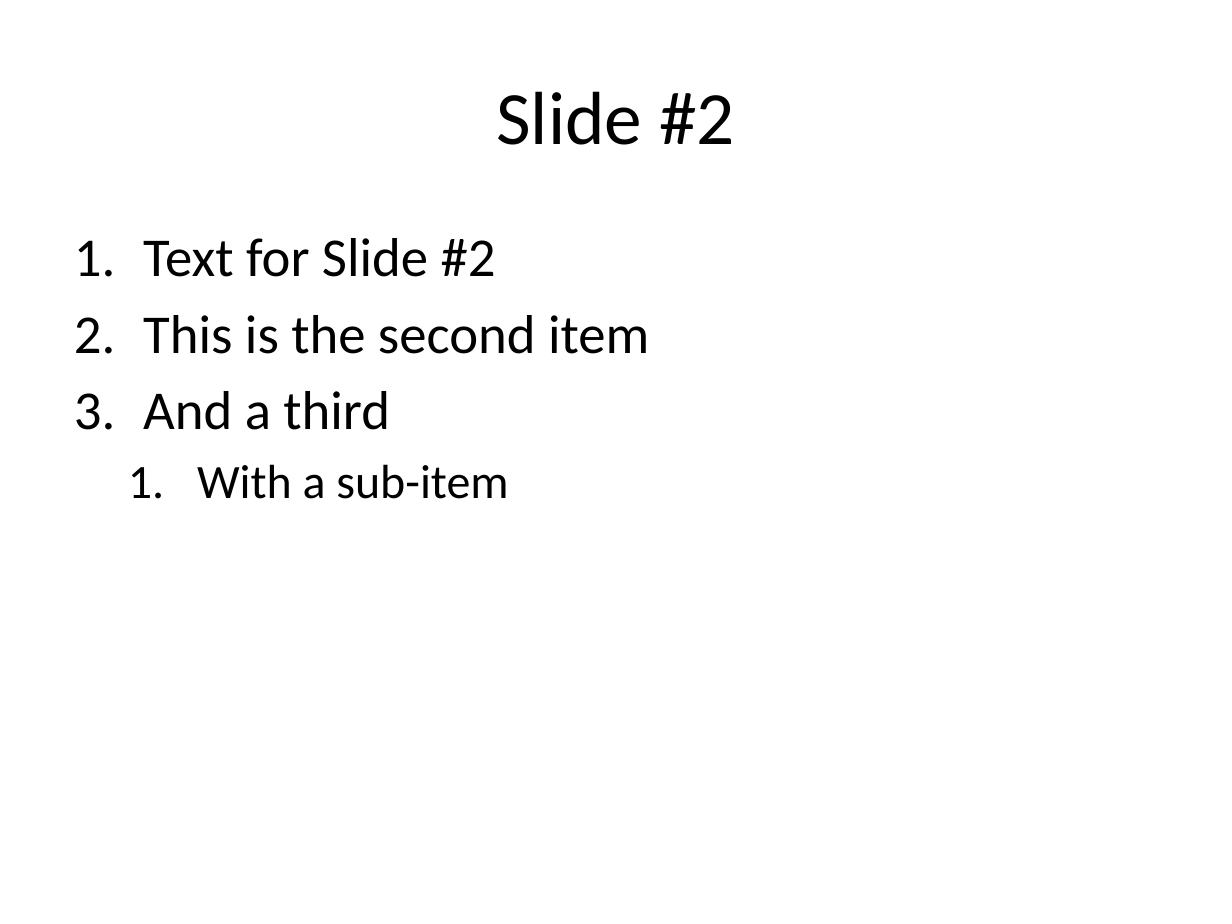
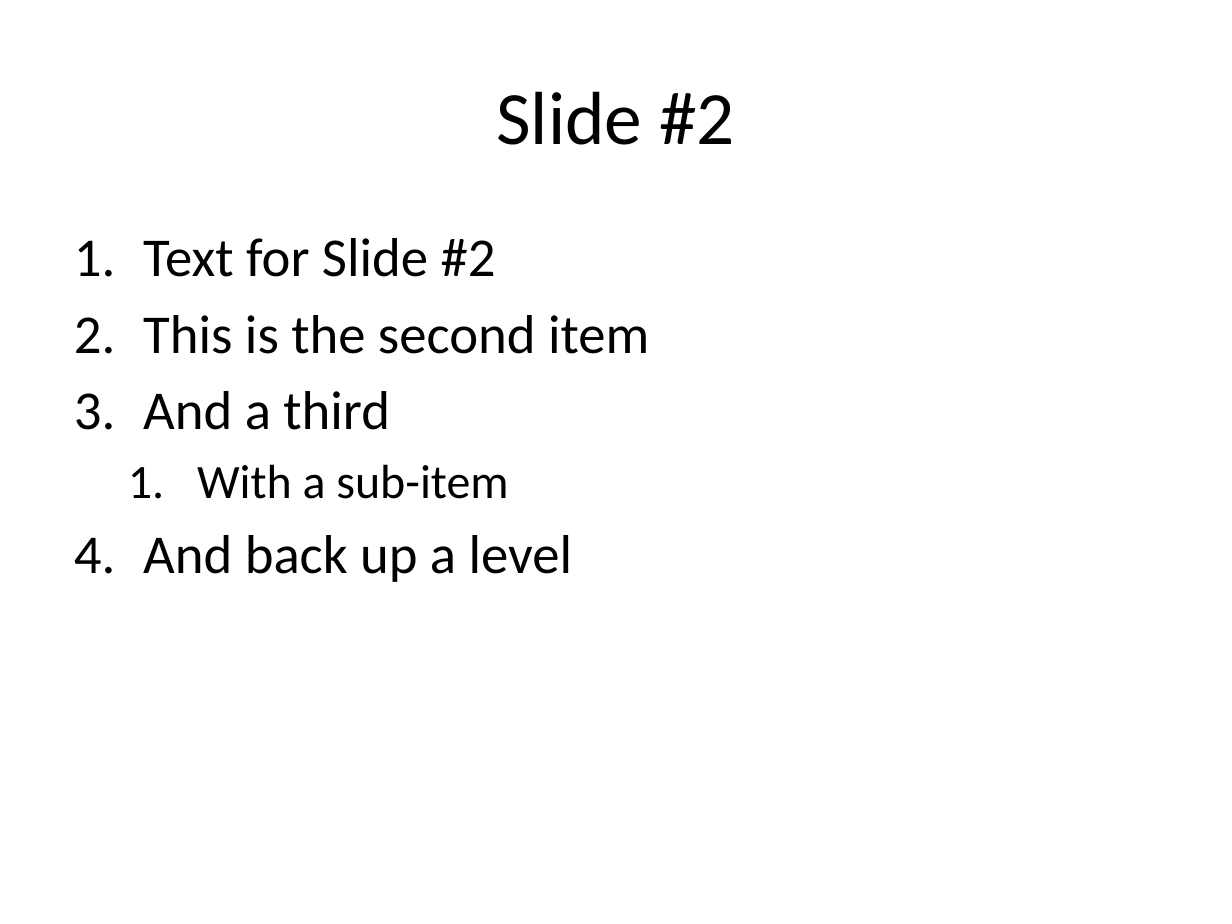
Before and after one commit to mjwhitta/pptxt, a slide deck: slide 3 of test.pptx. Drawn at 1232x924 pixels with LibreOffice and Linux fonts; fonts in the diff are those of the drawing. Boxes give left, top, right and bottom in pixels: in the first picture for what was removed or moved away, otherwise in the second. Text is boxed around its words. In the diff, an @@ line names an element or a change of style, - is before the commit and + after.

Commit message:
Can now handle sub bullets/items
Numbers have been changed back to markdown style (non-incrementing).

```diff
--- a/test.pptx
+++ b/test.pptx
@@ text at (x1=143, y1=535, x2=573, y2=582): paragraph added @@
+4. And back up a level
```
Also in this commit, not shown: 2 other slides changed, 1 other file.
